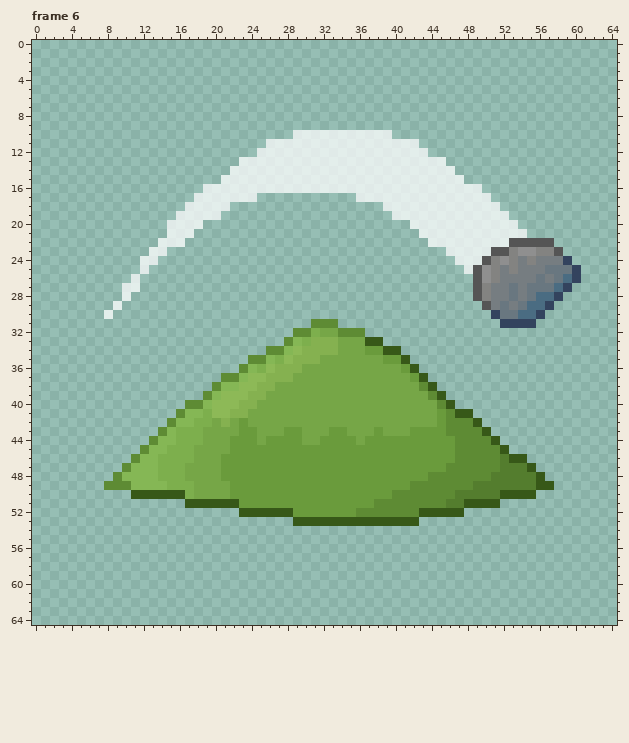
Pixel-art file, stored at resources/sprites/gui/upgrades/upgrades.aseprite. The first picture shows the starting point.
65x65 pixels, 43 frames. Pixels under 10% opacity are left out. Colours within 5 levels of each other are drawn and written as one. Shown: frame 6. The commit also changed other frames, which this record leaves out.
After:
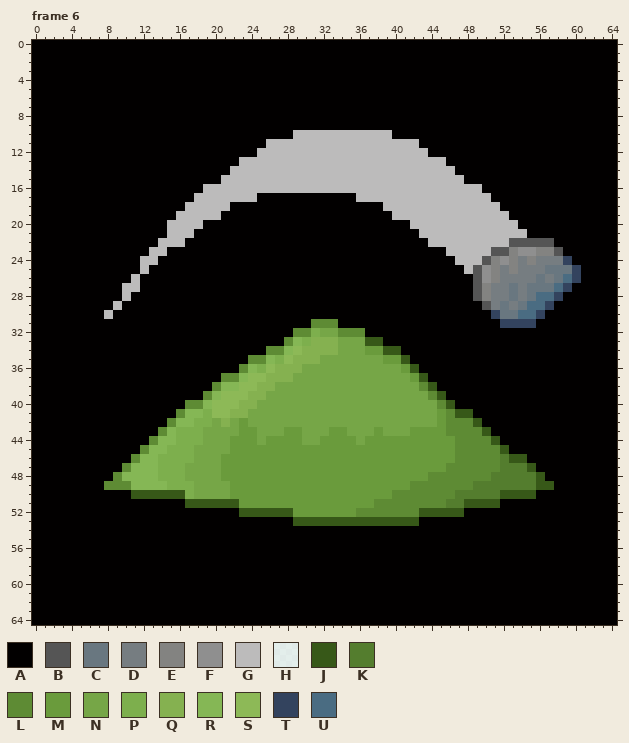
Palette (. is transparent): A #020000  B #555555  C #697780  D #767d81  E #838381  F #8f8f8f  G #bcbbbb  H #ffffffbb  J #375818  K #547d2e  L #5e8b34  M #6a9b3c  N #76a647  P #7daf4d  Q #85b150  R #85b755  S #8db957  T #33435e  U #4a6c82
Edits made:
layer "bg" now shown
Changed rows in their new state; - is an unchanged pixel.
Frame 6, layer "bg":
first column x 0:
 0 AAAAAAAAAAAAAAAAAAAAAAAAAAAAAAAAAAAAAAAAAAAAAAAAAAAAAAAAAAAAAAAAA
 1 AAAAAAAAAAAAAAAAAAAAAAAAAAAAAAAAAAAAAAAAAAAAAAAAAAAAAAAAAAAAAAAAA
 2 AAAAAAAAAAAAAAAAAAAAAAAAAAAAAAAAAAAAAAAAAAAAAAAAAAAAAAAAAAAAAAAAA
 3 AAAAAAAAAAAAAAAAAAAAAAAAAAAAAAAAAAAAAAAAAAAAAAAAAAAAAAAAAAAAAAAAA
 4 AAAAAAAAAAAAAAAAAAAAAAAAAAAAAAAAAAAAAAAAAAAAAAAAAAAAAAAAAAAAAAAAA
 5 AAAAAAAAAAAAAAAAAAAAAAAAAAAAAAAAAAAAAAAAAAAAAAAAAAAAAAAAAAAAAAAAA
 6 AAAAAAAAAAAAAAAAAAAAAAAAAAAAAAAAAAAAAAAAAAAAAAAAAAAAAAAAAAAAAAAAA
 7 AAAAAAAAAAAAAAAAAAAAAAAAAAAAAAAAAAAAAAAAAAAAAAAAAAAAAAAAAAAAAAAAA
 8 AAAAAAAAAAAAAAAAAAAAAAAAAAAAAAAAAAAAAAAAAAAAAAAAAAAAAAAAAAAAAAAAA
 9 AAAAAAAAAAAAAAAAAAAAAAAAAAAAAAAAAAAAAAAAAAAAAAAAAAAAAAAAAAAAAAAAA
10 AAAAAAAAAAAAAAAAAAAAAAAAAAAAAGGGGGGGGGGGAAAAAAAAAAAAAAAAAAAAAAAAA
11 AAAAAAAAAAAAAAAAAAAAAAAAAAGGGGGGGGGGGGGGGGGAAAAAAAAAAAAAAAAAAAAAA
12 AAAAAAAAAAAAAAAAAAAAAAAAAGGGGGGGGGGGGGGGGGGGAAAAAAAAAAAAAAAAAAAAA
13 AAAAAAAAAAAAAAAAAAAAAAAGGGGGGGGGGGGGGGGGGGGGGGAAAAAAAAAAAAAAAAAAA
14 AAAAAAAAAAAAAAAAAAAAAAGGGGGGGGGGGGGGGGGGGGGGGGGAAAAAAAAAAAAAAAAAA
15 AAAAAAAAAAAAAAAAAAAAAGGGGGGGGGGGGGGGGGGGGGGGGGGGAAAAAAAAAAAAAAAAA
16 AAAAAAAAAAAAAAAAAAAGGGGGGGGGGGGGGGGGGGGGGGGGGGGGGGAAAAAAAAAAAAAAA
17 AAAAAAAAAAAAAAAAAAGGGGGGGAAAAAAAAAAAGGGGGGGGGGGGGGGAAAAAAAAAAAAAA
18 AAAAAAAAAAAAAAAAAGGGGGAAAAAAAAAAAAAAAAAGGGGGGGGGGGGGAAAAAAAAAAAAA
19 AAAAAAAAAAAAAAAAGGGGGAAAAAAAAAAAAAAAAAAAGGGGGGGGGGGGGAAAAAAAAAAAA
20 AAAAAAAAAAAAAAAGGGGAAAAAAAAAAAAAAAAAAAAAAAGGGGGGGGGGGGAAAAAAAAAAA
21 AAAAAAAAAAAAAAAGGGAAAAAAAAAAAAAAAAAAAAAAAAAGGGGGGGGGGGGAAAAAAAAAA
22 AAAAAAAAAAAAAAGGGAAAAAAAAAAAAAAAAAAAAAAAAAAAGGGGGGGGG-----AAAAAAA
23 AAAAAAAAAAAAAGGAAAAAAAAAAAAAAAAAAAAAAAAAAAAAAAGGGGG--------AAAAAA
24 AAAAAAAAAAAAGGAAAAAAAAAAAAAAAAAAAAAAAAAAAAAAAAAGGG----------AAAAA
25 AAAAAAAAAAAAGAAAAAAAAAAAAAAAAAAAAAAAAAAAAAAAAAAAG------------AAAA
26 AAAAAAAAAAAGAAAAAAAAAAAAAAAAAAAAAAAAAAAAAAAAAAAAA------------AAAA
27 AAAAAAAAAAGGAAAAAAAAAAAAAAAAAAAAAAAAAAAAAAAAAAAAA-----------AAAAA
28 AAAAAAAAAAGAAAAAAAAAAAAAAAAAAAAAAAAAAAAAAAAAAAAAA----------AAAAAA
29 AAAAAAAAAGAAAAAAAAAAAAAAAAAAAAAAAAAAAAAAAAAAAAAAAA--------AAAAAAA
30 AAAAAAAAGAAAAAAAAAAAAAAAAAAAAAAAAAAAAAAAAAAAAAAAAAA------AAAAAAAA
31 AAAAAAAAAAAAAAAAAAAAAAAAAAAAAAA---AAAAAAAAAAAAAAAAAA----AAAAAAAAA
32 AAAAAAAAAAAAAAAAAAAAAAAAAAAAA--------AAAAAAAAAAAAAAAAAAAAAAAAAAAA
33 AAAAAAAAAAAAAAAAAAAAAAAAAAAA-----------AAAAAAAAAAAAAAAAAAAAAAAAAA
34 AAAAAAAAAAAAAAAAAAAAAAAAAA---------------AAAAAAAAAAAAAAAAAAAAAAAA
35 AAAAAAAAAAAAAAAAAAAAAAAA------------------AAAAAAAAAAAAAAAAAAAAAAA
36 AAAAAAAAAAAAAAAAAAAAAAA--------------------AAAAAAAAAAAAAAAAAAAAAA
37 AAAAAAAAAAAAAAAAAAAAA-----------------------AAAAAAAAAAAAAAAAAAAAA
38 AAAAAAAAAAAAAAAAAAAA-------------------------AAAAAAAAAAAAAAAAAAAA
39 AAAAAAAAAAAAAAAAAAA---------------------------AAAAAAAAAAAAAAAAAAA
40 AAAAAAAAAAAAAAAAA------------------------------AAAAAAAAAAAAAAAAAA
41 AAAAAAAAAAAAAAAA---------------------------------AAAAAAAAAAAAAAAA
42 AAAAAAAAAAAAAAA-----------------------------------AAAAAAAAAAAAAAA
43 AAAAAAAAAAAAAA-------------------------------------AAAAAAAAAAAAAA
44 AAAAAAAAAAAAA---------------------------------------AAAAAAAAAAAAA
45 AAAAAAAAAAAA-----------------------------------------AAAAAAAAAAAA
46 AAAAAAAAAAA--------------------------------------------AAAAAAAAAA
47 AAAAAAAAAA----------------------------------------------AAAAAAAAA
48 AAAAAAAAA------------------------------------------------AAAAAAAA
49 AAAAAAAA--------------------------------------------------AAAAAAA
50 AAAAAAAAAAA---------------------------------------------AAAAAAAAA
51 AAAAAAAAAAAAAAAAA-----------------------------------AAAAAAAAAAAAA
52 AAAAAAAAAAAAAAAAAAAAAAA-------------------------AAAAAAAAAAAAAAAAA
53 AAAAAAAAAAAAAAAAAAAAAAAAAAAAA--------------AAAAAAAAAAAAAAAAAAAAAA
54 AAAAAAAAAAAAAAAAAAAAAAAAAAAAAAAAAAAAAAAAAAAAAAAAAAAAAAAAAAAAAAAAA
55 AAAAAAAAAAAAAAAAAAAAAAAAAAAAAAAAAAAAAAAAAAAAAAAAAAAAAAAAAAAAAAAAA
56 AAAAAAAAAAAAAAAAAAAAAAAAAAAAAAAAAAAAAAAAAAAAAAAAAAAAAAAAAAAAAAAAA
57 AAAAAAAAAAAAAAAAAAAAAAAAAAAAAAAAAAAAAAAAAAAAAAAAAAAAAAAAAAAAAAAAA
58 AAAAAAAAAAAAAAAAAAAAAAAAAAAAAAAAAAAAAAAAAAAAAAAAAAAAAAAAAAAAAAAAA
59 AAAAAAAAAAAAAAAAAAAAAAAAAAAAAAAAAAAAAAAAAAAAAAAAAAAAAAAAAAAAAAAAA
60 AAAAAAAAAAAAAAAAAAAAAAAAAAAAAAAAAAAAAAAAAAAAAAAAAAAAAAAAAAAAAAAAA
61 AAAAAAAAAAAAAAAAAAAAAAAAAAAAAAAAAAAAAAAAAAAAAAAAAAAAAAAAAAAAAAAAA
62 AAAAAAAAAAAAAAAAAAAAAAAAAAAAAAAAAAAAAAAAAAAAAAAAAAAAAAAAAAAAAAAAA
63 AAAAAAAAAAAAAAAAAAAAAAAAAAAAAAAAAAAAAAAAAAAAAAAAAAAAAAAAAAAAAAAAA
64 AAAAAAAAAAAAAAAAAAAAAAAAAAAAAAAAAAAAAAAAAAAAAAAAAAAAAAAAAAAAAAAAA
